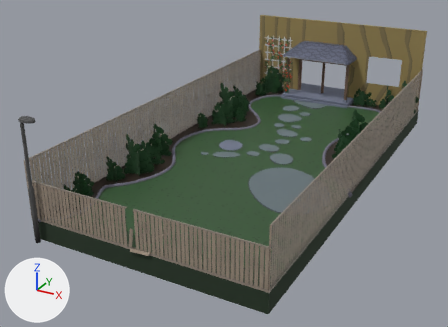
What one commit did to the glTF model Assets/Backyard/backyard_level.gltf.
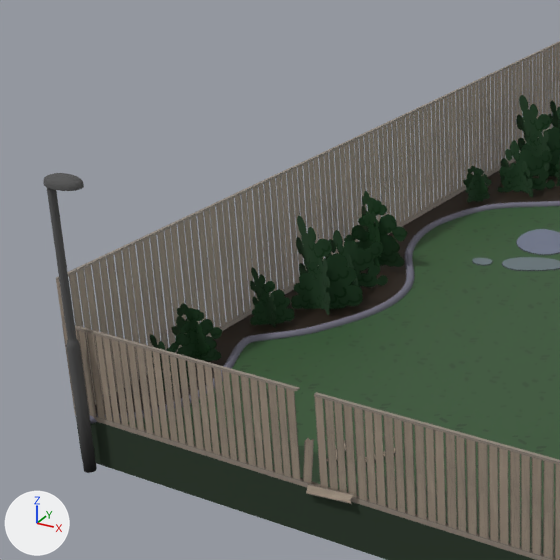
Old and new are each drawn whole from a camera (50 mm lens) standing at (14.61, -29.3, 14.08) and looking at (-1.18, -0.58, -0.28) and again close up on the part from 0% to 53% of the width and 13% to 86% of the height. Lighting does not change. The marker at lower left points along +X, +Y and +Z. Where no turn or scale is listed for an object, it has been applied to the vertices. Vertices at the same position are counted once.

In view in the first close-up: 'BézierCurve.001', 'BézierCurve.002', 'CSGBox3D2.001', 'Circle.021', 'Cube.018', 'Cube.019', 'Cube.022', 'Cylinder.002', 'bush_1', 'bush_1.001', 'bush_2.001', 'bush_3', 'bush_3.002'.
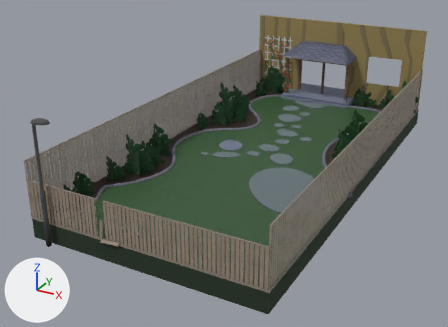
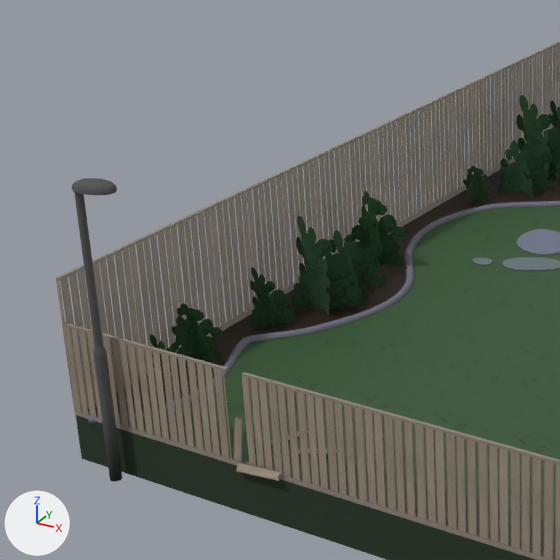
Pixel boxes (x1, y1, x2, y2) of what changed, in the close-ups (560 x 560 px; the box of a moved part takes in the faces that stretch with it):
'Cube.018', reshaped: before (62, 323, 560, 560); after (62, 322, 560, 560)
'Cylinder.002', moved, turned: before (43, 173, 97, 473); after (72, 178, 122, 481)
'Cube.022', moved: before (327, 441, 346, 461); after (271, 430, 308, 444)
part 1 of me_cube_003, moved or reshaped: before (306, 484, 354, 504); after (236, 462, 281, 481)
part 2 of me_cube_003, moved or reshaped: before (303, 438, 314, 484); after (233, 417, 242, 462)
part 3 of me_cube_003, moved or reshaped: before (63, 323, 398, 505); after (63, 322, 398, 505)

Edits to the bpy script that builds the scene:
```text
Change me_cube_003:
    where me_cube_003.from_pydata(...)  # 52 vertices, 64 faces; spans x -5.19..7.06, y -0.19..0.04, z -0.05..2.0
    used by ob_cube_018; location = (-0.48, -11.09, 0.0)
    before: 16 (0.4, 0.04, 0.0), 17 (0.4, 0.04, 2.0) at pixel (297, 386), 18 (0.4, -0.04, 0.0) at pixel (301, 486), 19 (0.4, -0.04, 2.0) at pixel (294, 388), 20 (0.4, -0.04, 1.95) at pixel (295, 391)
    before: 21 (0.4, 0.04, 1.95) at pixel (297, 389), 22 (0.4, 0.04, 0.11), 23 (0.4, -0.04, 0.11) at pixel (301, 480), 24 (0.81, 0.04, 2.0) at pixel (316, 392), 25 (0.81, -0.04, 0.0)
    before: 26 (0.84, 0.04, 1.95), 27 (0.81, 0.04, 0.11), 28 (0.81, 0.04, 0.0), 29 (0.81, -0.04, 2.0) at pixel (313, 393), 30 (0.81, -0.04, 1.95) at pixel (313, 396)
    before: 31 (0.81, -0.04, 0.11) at pixel (319, 486), 32 (0.4, -0.04, 1.02) at pixel (298, 437), 33 (0.81, -0.04, 1.16) at pixel (316, 435), 34 (0.46, -0.04, 2.0) at pixel (297, 389), 35 (0.45, 0.04, 2.0) at pixel (300, 387)
    before: 36 (0.43, -0.04, 1.95) at pixel (296, 391), 37 (0.43, 0.04, 1.95) at pixel (299, 389), 50 (0.45, 0.04, 2.0) at pixel (300, 387), 51 (0.43, 0.01, 2.0) at pixel (297, 388)
    me_cube_003 part 1: the loose piece of 5 vertices spanning x 0.55..1.61, y -0.19..-0.05, z -0.05..0.23 is moved by (-1.61, 0.0, 0.0)
    me_cube_003 part 2: the loose piece of 7 vertices spanning x 0.39..0.76, y -0.05..-0.02, z 0.04..1.09 is moved by (-1.61, 0.0, 0.0)
    me_cube_003 part 3
    add for i in [*range(16, 38), 50, 51]: me_cube_003.vertices[i].co += Vector((-1.61, 0.0, 0.0))
Change ob_cylinder_002:
    ob_cylinder_002.location: (-5.18, -11.38, -0.99) -> (-4.5, -11.38, -0.99)
    ob_cylinder_002.rotation_euler: (0.0, 0.0, 0.0) -> (0.0, 0.0, 0.229)  # degrees (0, 0, 0) -> degrees (0, 0, 13)
Change ob_cube_022:
    ob_cube_022.location: (-0.04, -10.01, 0.09) -> (-1.29, -10.06, 0.09)
```
